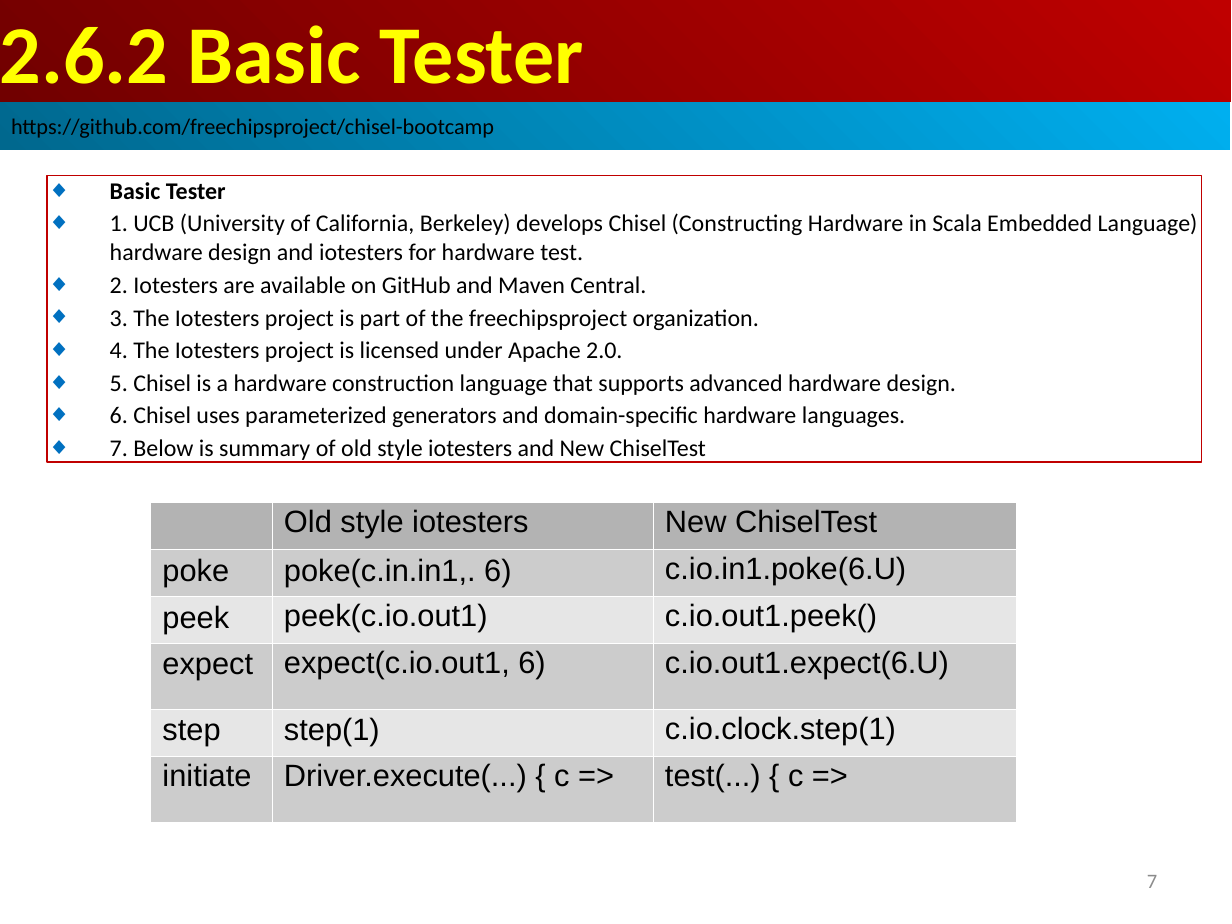
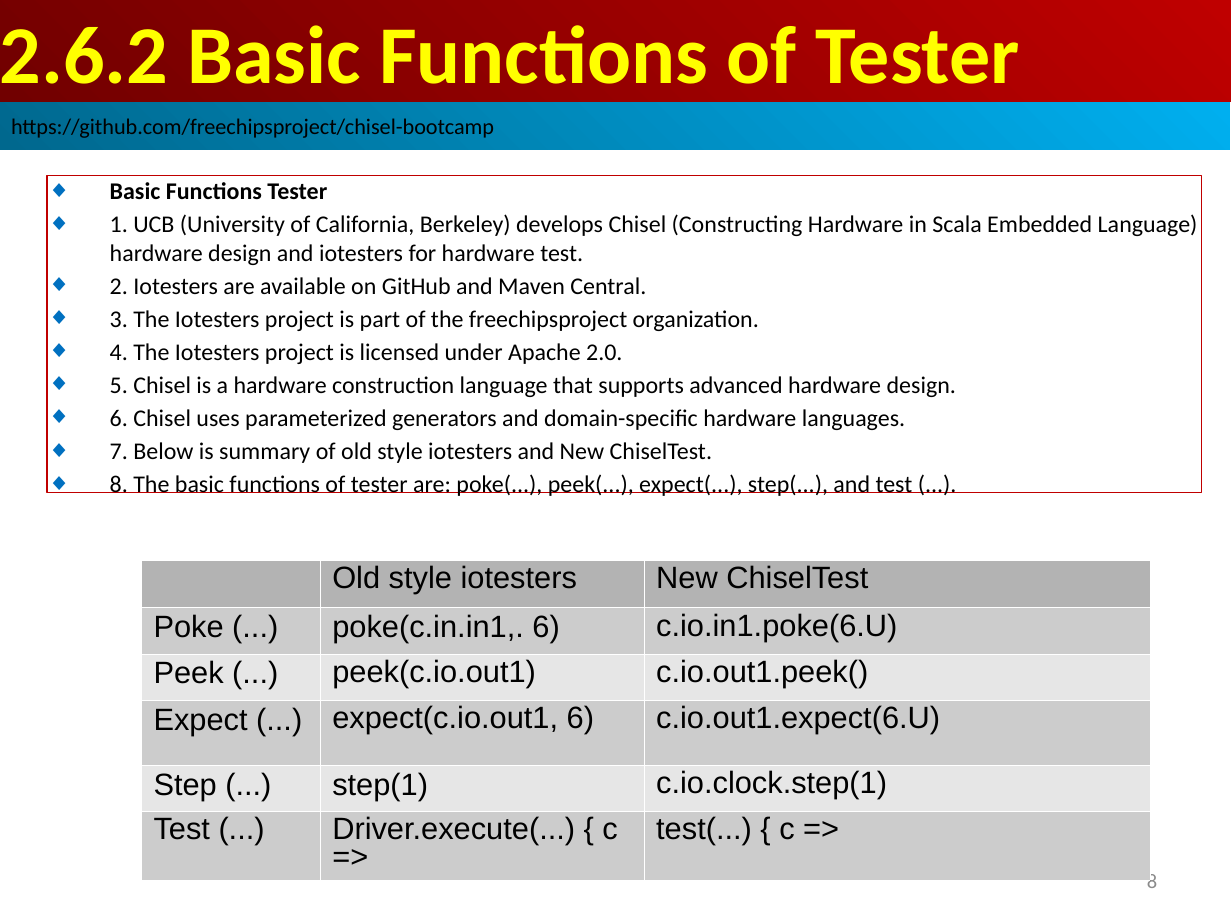
Before and after one commit to peterhchen/AIU_CS800_Chisel, a slide deck: slide 8 of 300_UCB_BC/002.6_Test/000_Video/002.6_Test.ppt (slide 7 before the commit). Drawn at 1232x924 pixels with LibreOffice and Linux fonts; fonts in the diff are those of the drawing. Boxes give left, top, right and bottom in pixels: in the first picture for what was removed or moved away, otherwise in the second. Text is boxed around its words. In the diff, an @@ line names an element or a change of style, - is before the commit and + after.

```diff
--- a/300_UCB_BC/002.6_Test/000_Video/002.6_Test.ppt
+++ b/300_UCB_BC/002.6_Test/000_Video/002.6_Test.ppt
@@ text in rectangle at <box>0,25,1020,103</box>: text changed @@
-2.6.2 Basic Tester
+2.6.2 Basic Functions of Tester
@@ rectangle "Basic Functions Tester": place and size @@
-rectangle "Basic Functions Tester" at <box>47,175,1201,462</box>
+rectangle "Basic Functions Tester" at <box>47,175,1201,493</box>
@@ text in rectangle at <box>110,182,327,199</box>: text changed @@
-◆ Basic Tester
+◆ Basic Functions Tester
@@ text in rectangle at <box>110,442,913,496</box>: text changed @@
-◆ 7. Below is summary of old style iotesters and New ChiselTest
+◆ 7. Below is summary of old style iotesters and New ChiselTest.
+◆ 8. The basic functions of tester are: poke(...), peek(...), expect(...), step(...), and test (...).
@@ table at <box>142,561,1149,880</box> @@
-row 2, column 1: poke
+row 2, column 1: Poke (...)
-row 3, column 1: peek
+row 3, column 1: Peek (...)
-row 4, column 1: expect
+row 4, column 1: Expect (...)
-row 5, column 1: step
+row 5, column 1: Step (...)
-row 6, column 1: initiate
+row 6, column 1: Test (...)
@@ line spacing 0.87 to 0.81 @@
@@ line spacing 0.93 to 0.87 @@
@@ table: place and size @@
-table at <box>150,503,1016,822</box>
+table at <box>142,561,1149,880</box>
@@ page number at <box>1147,871,1157,888</box>: text changed @@
-7
+8
```
Also in this commit, not shown: 9 other slides changed, 9 slides added.
